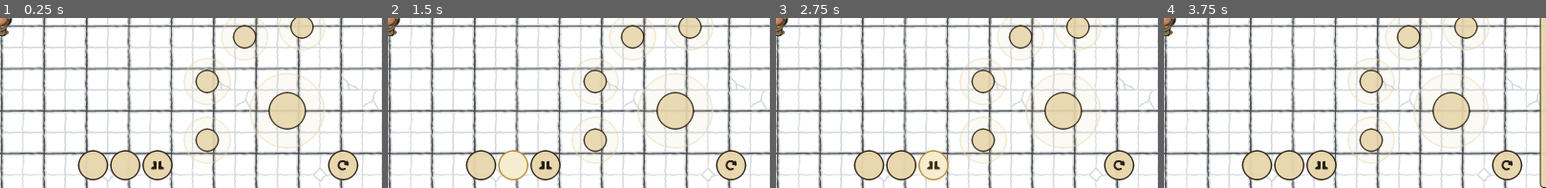
Above: before the commit, frames 1-4 (left to right).
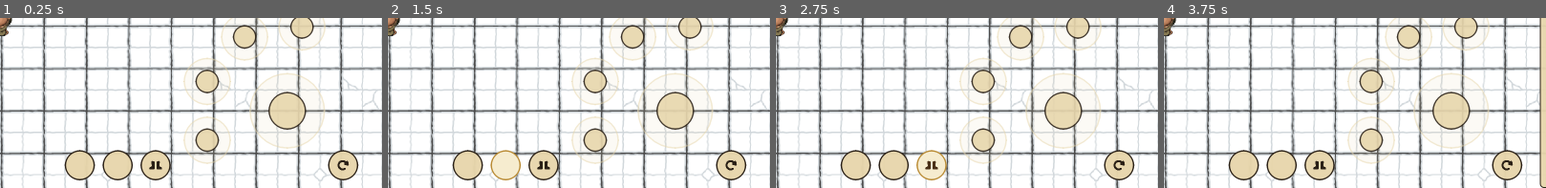
Above: after the commit, the same moments.

Repository: hafizosina/compilationpack
Game: Godot game, scene res://7. JoyStick/main.tscn
Same seed, same stepped clock (60 frames per second), same inputs: the game is played once before the commit and once after it.
Inputs (mouse positions are % of the whole screen's width and height, from its top left; square brackets give the same spot before the commit, where the layout moved):
- Up to frame 1 (0.25 s): no input
- Up to frame 2 (1.5 s): click (60, 93) [62, 93] at 0.5 s; click (65, 93) [66, 93] at 1.25 s
- Up to frame 3 (2.75 s): click (70, 93) [71, 93] at 2 s
- Up to frame 4 (3.75 s): click (95, 40) at 2.75 s; click "X" at 3.5 s
The pictures show only the part of the screen within x 50-100%, y 50-100%; the shares and areas given below are measured in that part.

The runs differ from the first frame. In frame 1, 2.7% of the frame differs, in the area x 16-46%, y 77-96%; in frame 2, 2.7%; in frame 3, 2.7%; in frame 4, 2.7%.

Commit message:
fix(joystick): tighten addons row spacing, anchor inventory panel

Diff:
--- a/7. JoyStick/ui.tscn
+++ b/7. JoyStick/ui.tscn
@@ -218,6 +218,7 @@
 offset_top = -70.0
 grow_horizontal = 0
 grow_vertical = 0
+theme_override_constants/separation = 16
 alignment = 2
 
 [node name="Potion1" type="Button" parent="MarginContainer/HBoxContainer/RightGroupAttack/Addons" unique_id=1362364995]
@@ -249,7 +250,7 @@
 expand_icon = true
 
 [node name="Spacer" type="Control" parent="MarginContainer/HBoxContainer/RightGroupAttack/Addons" unique_id=1357924680]
-custom_minimum_size = Vector2(320, 0)
+custom_minimum_size = Vector2(300, 0)
 layout_mode = 2
 mouse_filter = 2
 
@@ -305,3 +306,4 @@
 
 [node name="InventoryPanel" parent="." unique_id=456212390 instance=ExtResource("19_invpanel")]
 unique_name_in_owner = true
+anchors_preset = 11
